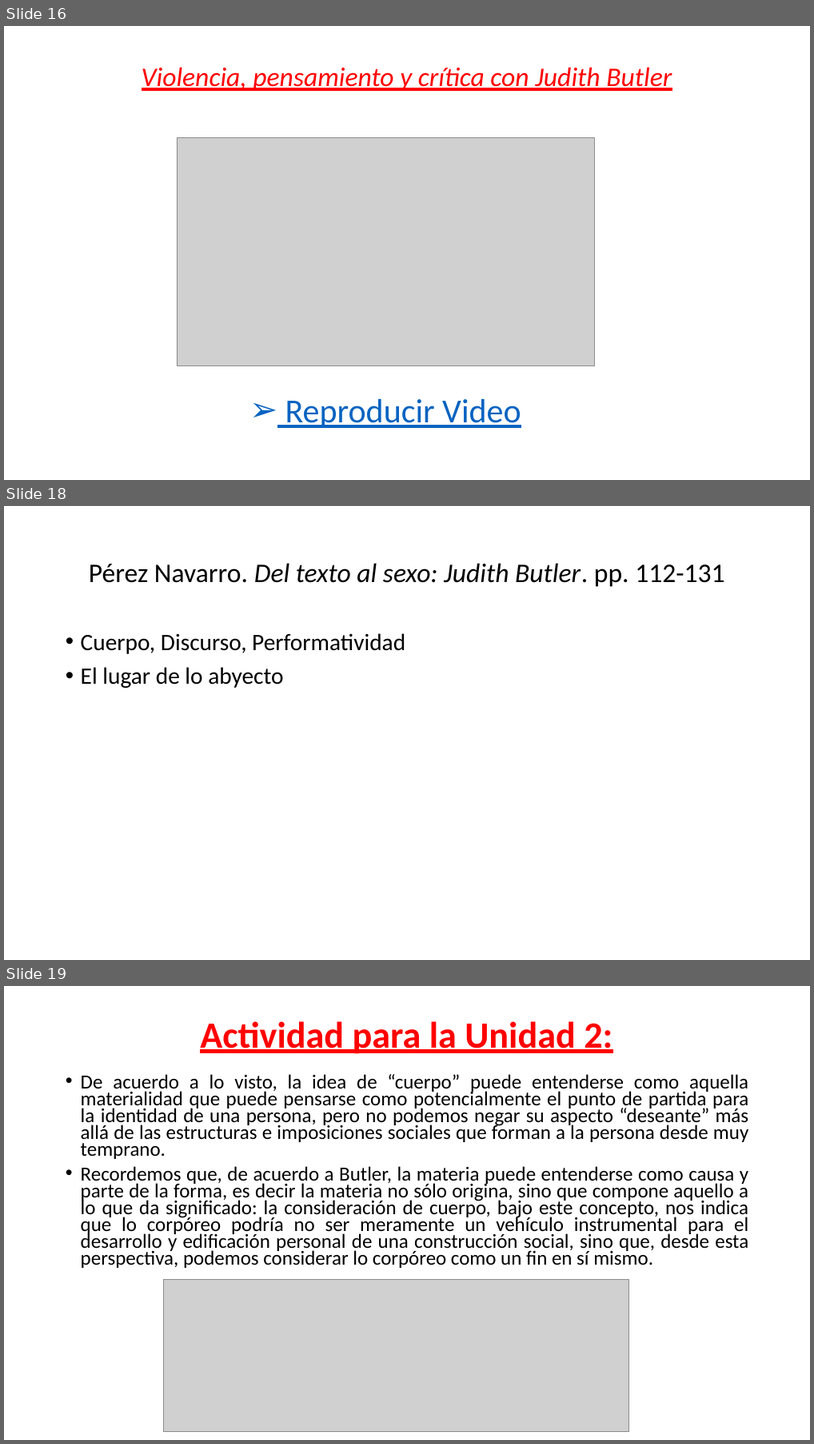
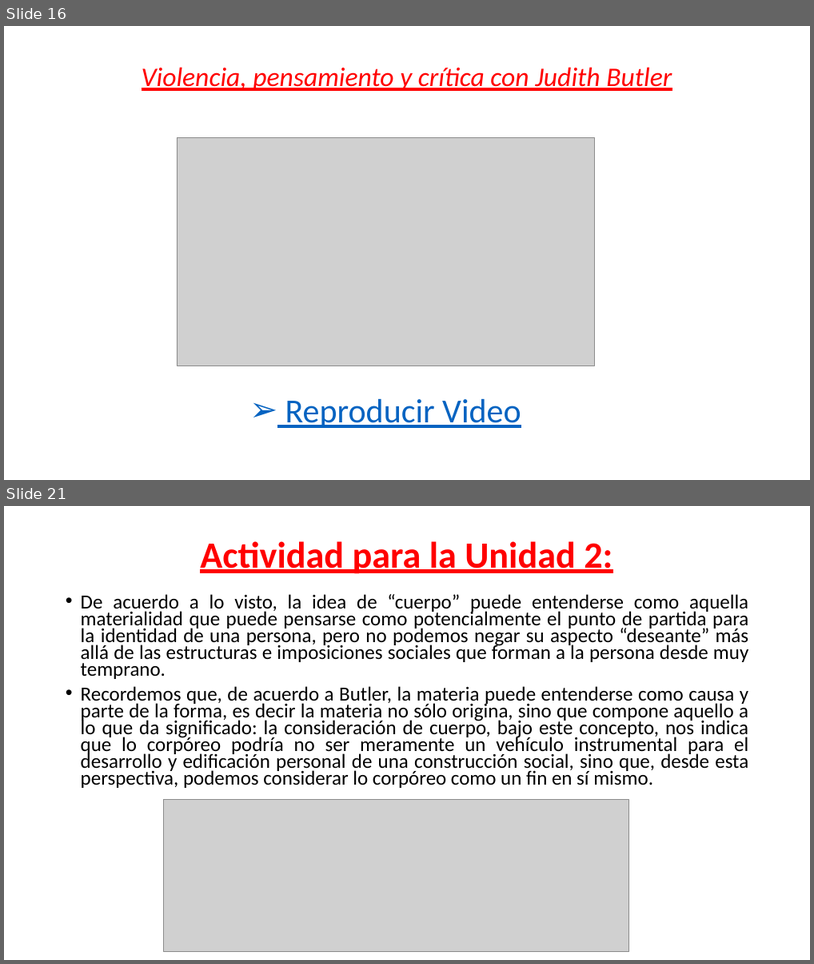
Before and after one commit to zaboltar/zaboltar.github.io, a slide deck: assets uarm/2019 sol-penscri-justfilpol/S E B Ago2019/J Butler UNIDAD 2.pptx. Shown one above the other, each under a label of ours: slides 16, 18 and 19 before the commit, slides 16 and 21 after it; the slides between them are not shown. The pictures are 814x1444 and 814x964 pixels, drawn with LibreOffice and Linux fonts; fonts in the diff are those of the drawing; grey boxes stand for pictures. Boxes give left, top, right and bottom in pixels: in the first picture for what was removed or moved away, otherwise in the second. Text is boxed around its words. In the diff, an @@ line names an element or a change of style, - is before the commit and + after.

Commit message:
butler2

```diff
--- a/assets uarm/2019 sol-penscri-justfilpol/S E B Ago2019/J Butler UNIDAD 2.pptx
+++ b/assets uarm/2019 sol-penscri-justfilpol/S E B Ago2019/J Butler UNIDAD 2.pptx
@@ slide 18 removed at box(4, 506, 810, 960), background #FFFFFF @@
@@ title removed at box(89, 563, 725, 587) @@
-Pérez Navarro. Del texto al sexo: Judith Butler. pp. 112-131
@@ text removed at box(81, 633, 406, 688) @@
-• Cuerpo, Discurso, Performatividad
-• El lugar de lo abyecto
@@ what was slide 19 is now slide 21 @@
```
Also in this commit, not shown: 2 slides changed, 4 slides added.
